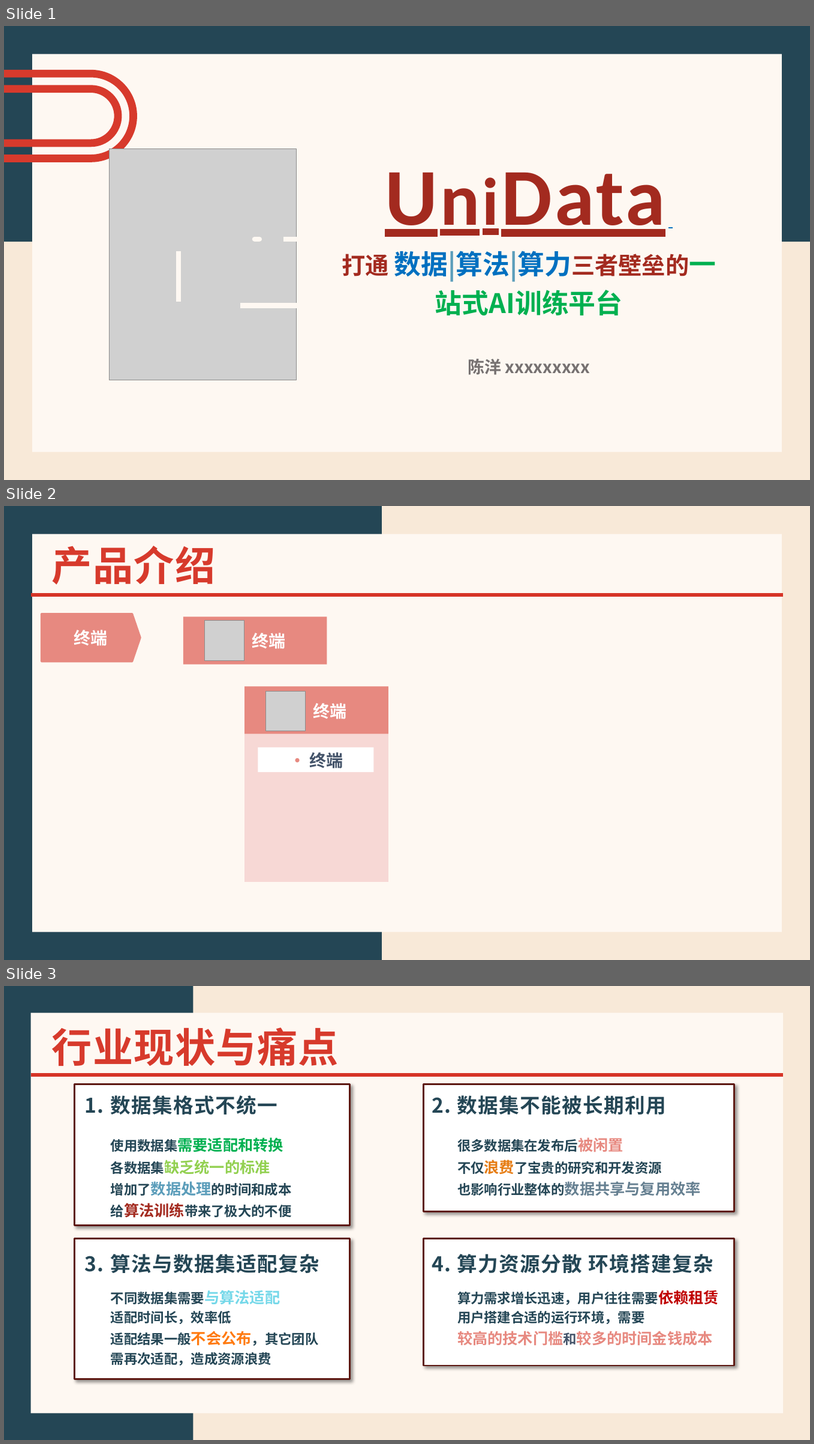
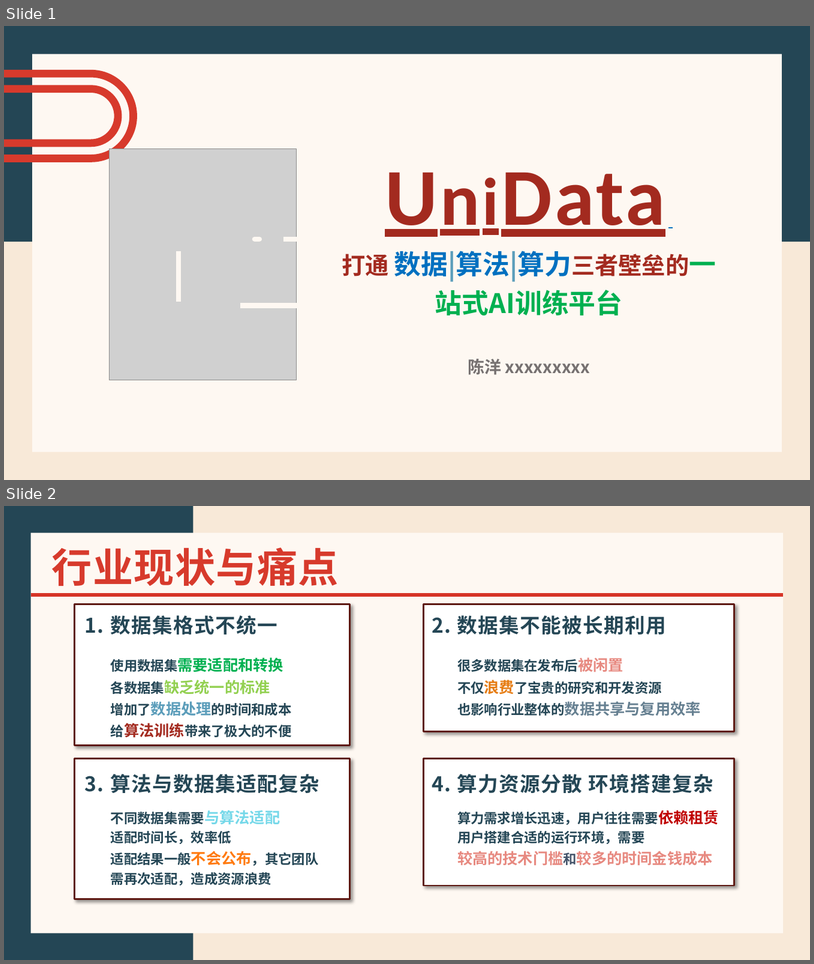
Before and after one commit to Data-Science-Tech/UniDataTeam, a slide deck: UniData.pptx. Shown one above the other, each under a label of ours: slides 1, 2 and 3 before the commit, slides 1 and 2 after it. The pictures are 814x1444 and 814x964 pixels, drawn with LibreOffice and Linux fonts; fonts in the diff are those of the drawing; grey boxes stand for pictures. Boxes give left, top, right and bottom in pixels: in the first picture for what was removed or moved away, otherwise in the second. Text is boxed around its words. In the diff, an @@ line names an element or a change of style, - is before the commit and + after.

Commit message:
+产品介绍

```diff
--- a/UniData.pptx
+++ b/UniData.pptx
@@ slide 2 removed at (4, 506, 810, 960), background #F8E9D8; not listed: 1 template element that a slide beside it also shows @@
@@ rectangle removed at (4, 506, 382, 960) @@
@@ title removed at (52, 546, 216, 585) @@
-产品介绍
@@ line removed from (30, 595) to (784, 595) @@
@@ pentagon arrow removed at (42, 613, 141, 661) @@
@@ text removed at (74, 630, 108, 646) @@
-终端
@@ rectangle removed at (183, 617, 327, 664) @@
@@ picture removed at (205, 621, 245, 660) @@
@@ text removed at (252, 633, 285, 649) @@
-终端
@@ group removed at (245, 686, 389, 882): 2 rectangles, 1 text, 1 picture @@
-终端
@@ rectangle removed at (258, 747, 374, 772) @@
@@ text removed at (310, 752, 344, 768) @@
-· 终端
@@ what was slide 3 is now slide 2 @@
```
Also in this commit, not shown: 1 slide added.
